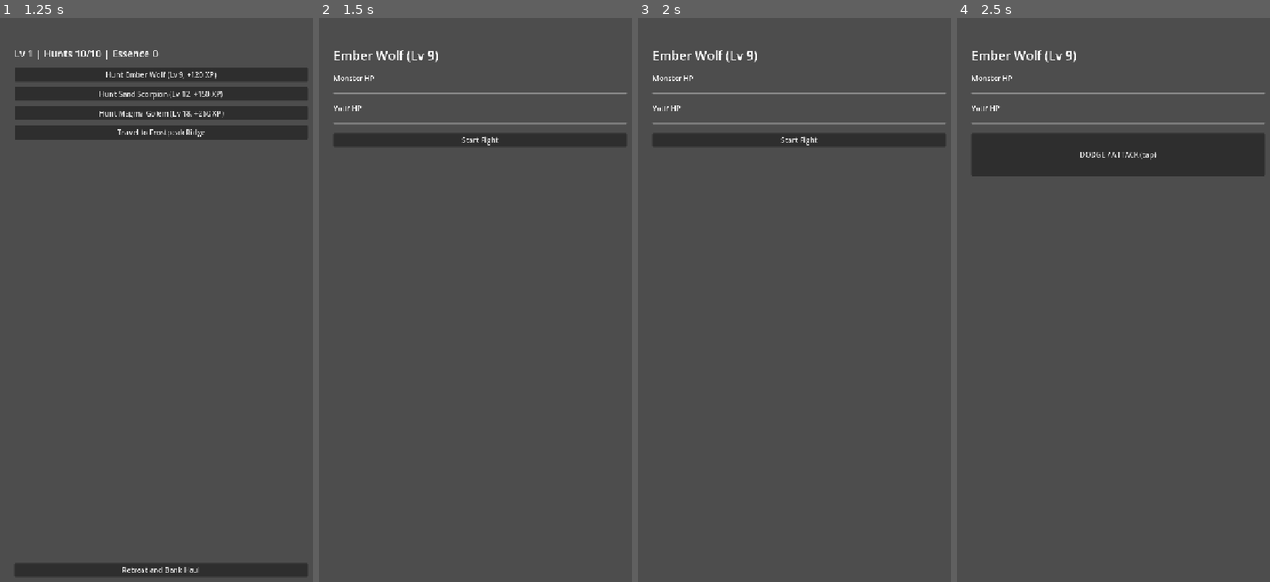
Above: before the commit, frames 1-4 (left to right).
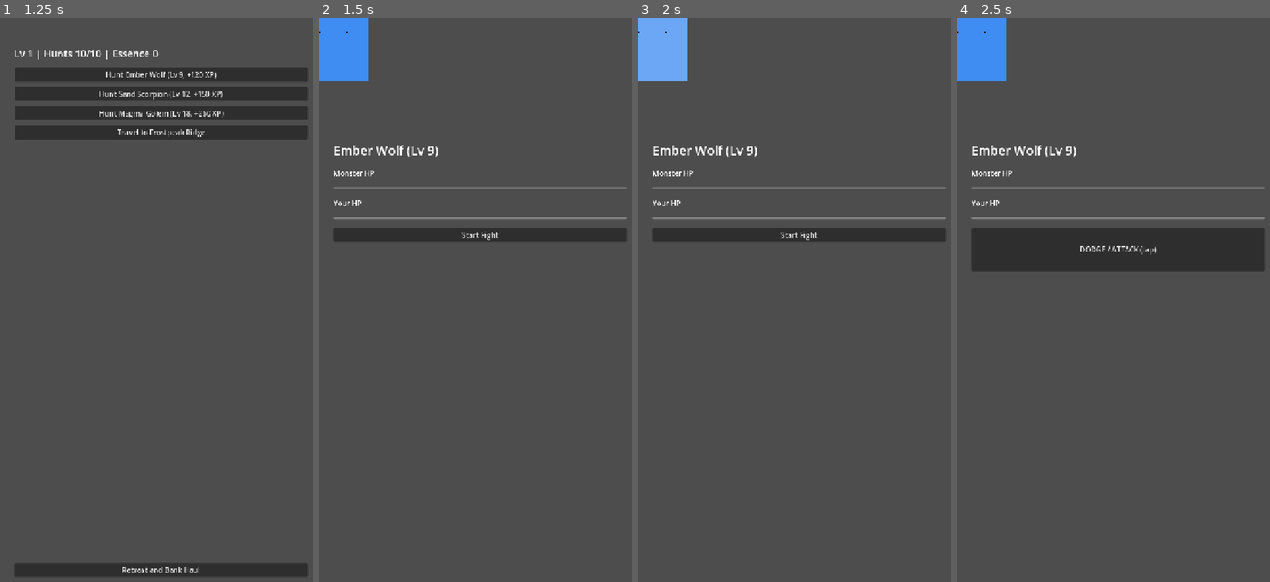
Above: after the commit, the same moments.

Repository: taigamura/infinity-hunter
Game: Godot game, scene res://src/ui/launch/launch_screen.tscn
The game is run twice, just before and just after one commit, with the same random seed, the same clock (stepped at 60 frames per second) and the same inputs.
Inputs:
- Up to frame 1 (1.25 s): click "Launch Hunt" at 0.5 s
- Up to frame 2 (1.5 s): click "Hunt Ember Wolf (Lv 9, +120 X…" at 1.25 s
- Up to frame 3 (2 s): no input
- Up to frame 4 (2.5 s): click "Start Fight" at 2 s

Frame 1 is identical in both runs. In frame 2, 7.5% of the frame differs, in the area x 0-99%, y 0-40%; in frame 3, 7.5%; in frame 4, 17%, in the area x 0-99%, y 0-45%.

Commit message:
Add placeholder sprite pipeline: AnimatedSprite2D idle/attack/hit (#14)
Fixed sheet spec (64x64 frames, row-major, 3 anim rows) documented in
docs/sprite_sheet_spec.md. SpriteSheetSlicer computes frame rects (pure
math, headless-tested); MonsterSpriteSheet builds a SpriteFrames resource
from a proxy sheet, falling back per-monster to the shared placeholder so a
same-spec real sheet can drop in with zero code change. CombatScreen wires
this into the fight: idle loops, hit/attack trigger off round outcomes.

Diff:
--- /dev/null
+++ b/scripts/gen_placeholder_sprite.gd
@@ -0,0 +1,44 @@
+# One-off dev tool: generates the shared proxy sheet at
+# assets/sprites/placeholder_monster.png per docs/sprite_sheet_spec.md.
+# Not part of the test gate. Run with:
+#   godot --headless --script res://scripts/gen_placeholder_sprite.gd
+extends SceneTree
+
+const SpriteSheetSlicer = preload("res://src/systems/sprite_sheet_slicer.gd")
+
+const ROW_COLORS := {
+	0: Color(0.25, 0.55, 0.95), # idle — blue
+	1: Color(0.9, 0.35, 0.2),   # attack — orange/red
+	2: Color(0.95, 0.9, 0.2),   # hit — yellow flash
+}
+
+func _init() -> void:
+	var size := SpriteSheetSlicer.sheet_size()
+	var img := Image.create(size.x, size.y, false, Image.FORMAT_RGBA8)
+	img.fill(Color(0, 0, 0, 0))
+
+	for anim_name in SpriteSheetSlicer.ANIMS:
+		var anim: Dictionary = SpriteSheetSlicer.ANIMS[anim_name]
+		var row: int = anim["row"]
+		var base_color: Color = ROW_COLORS[row]
+		var rects := SpriteSheetSlicer.frame_rects(anim_name)
+		for i in range(rects.size()):
+			var rect: Rect2i = rects[i]
+			# Slightly vary shade per frame so idle/attack/hit visibly "animate".
+			var shade := base_color.lightened(float(i) / float(maxi(rects.size() - 1, 1)) * 0.35)
+			_draw_frame(img, rect, shade)
+
+	var err := img.save_png("res://assets/sprites/placeholder_monster.png")
+	if err != OK:
+		push_error("Failed to save placeholder sprite: %s" % err)
+	quit(0 if err == OK else 1)
+
+func _draw_frame(img: Image, rect: Rect2i, color: Color) -> void:
+	const MARGIN := 6
+	for y in range(rect.position.y + MARGIN, rect.position.y + rect.size.y - MARGIN):
+		for x in range(rect.position.x + MARGIN, rect.position.x + rect.size.x - MARGIN):
+			img.set_pixel(x, y, color)
+	# Simple eye dots so orientation/"aliveness" reads even at a glance.
+	var eye_y := rect.position.y + rect.size.y / 3
+	img.set_pixel(rect.position.x + rect.size.x / 3, eye_y, Color.BLACK)
+	img.set_pixel(rect.position.x + rect.size.x * 2 / 3, eye_y, Color.BLACK)
--- /dev/null
+++ b/src/systems/sprite_sheet_slicer.gd
@@ -0,0 +1,46 @@
+# SpriteSheetSlicer — pure row-major frame-rect math for the fixed monster
+# sprite sheet spec (docs/sprite_sheet_spec.md). No Image/Texture work here
+# so this is covered by the headless logic test suite; MonsterSpriteSheet
+# (src/ui/combat) turns these rects into a real SpriteFrames resource.
+class_name SpriteSheetSlicer
+extends RefCounted
+
+const FRAME_SIZE := Vector2i(64, 64)
+const COLUMNS := 4
+
+# anim name -> {row, frame_count, fps}
+const ANIMS := {
+	"idle": {"row": 0, "frame_count": 4, "fps": 4.0, "loop": true},
+	"attack": {"row": 1, "frame_count": 4, "fps": 8.0, "loop": false},
+	"hit": {"row": 2, "frame_count": 2, "fps": 6.0, "loop": false},
+}
+
+# The Rect2i region (in sheet pixels) of `anim_name`'s `frame_index`-th frame.
+static func frame_rect(anim_name: String, frame_index: int) -> Rect2i:
+	var anim: Dictionary = ANIMS[anim_name]
+	var count: int = anim["frame_count"]
+	assert(frame_index >= 0 and frame_index < count)
+	var column := frame_index % COLUMNS
+	var row: int = anim["row"]
+	return Rect2i(column * FRAME_SIZE.x, row * FRAME_SIZE.y, FRAME_SIZE.x, FRAME_SIZE.y)
+
+# All frame rects for `anim_name`, in playback order.
+static func frame_rects(anim_name: String) -> Array[Rect2i]:
+	var anim: Dictionary = ANIMS[anim_name]
+	var count: int = anim["frame_count"]
+	var rects: Array[Rect2i] = []
+	for i in range(count):
+		rects.append(frame_rect(anim_name, i))
+	return rects
+
+static func fps(anim_name: String) -> float:
+	return ANIMS[anim_name]["fps"]
+
+static func loops(anim_name: String) -> bool:
+	return ANIMS[anim_name]["loop"]
+
+static func sheet_size() -> Vector2i:
+	var max_row := 0
+	for anim_name in ANIMS:
+		max_row = maxi(max_row, ANIMS[anim_name]["row"])
+	return Vector2i(COLUMNS * FRAME_SIZE.x, (max_row + 1) * FRAME_SIZE.y)
--- a/src/ui/combat/combat_screen.gd
+++ b/src/ui/combat/combat_screen.gd
@@ -4,6 +4,8 @@
 # drops, hunts, death) is resolved through RunState.resolve_fight — no rules
 # logic is reimplemented here, only round timing/animation bookkeeping.
 extends Control
+
+const MonsterSpriteSheet = preload("res://src/ui/combat/monster_sprite_sheet.gd")
 
 const ROUND_DURATION := 1.2
 const PERFECT_OFFSET := 0.7 # seconds into the round considered a "perfect" dodge
@@ -17,6 +19,7 @@
 @onready var monster_hp_bar: ProgressBar = %MonsterHpBar
 @onready var info_label: Label = %InfoLabel
 @onready var result_label: Label = %ResultLabel
+@onready var monster_sprite: AnimatedSprite2D = %MonsterSprite
 
 var monster: MonsterDef
 var player_stats: Dictionary
@@ -43,6 +46,10 @@
 	monster_hp_bar.max_value = monster_stats["hp_max"]
 	monster_hp_bar.value = monster_stats["hp_max"]
 	info_label.text = "%s (Lv %s)" % [monster.name, Big.fmt(monster.level)]
+
+	monster_sprite.sprite_frames = MonsterSpriteSheet.build(monster.id)
+	monster_sprite.animation_finished.connect(_on_monster_anim_finished)
+	monster_sprite.play("idle")
 
 	start_button.pressed.connect(_on_start_pressed)
 	dodge_button.pressed.connect(_on_dodge_pressed)
@@ -86,14 +93,24 @@
 	if not _dodge_tapped_this_round:
 		beats.append({"dodge_timing": INF})
 
+	var monster_hp_before := monster_hp_bar.value
 	var outcome := CombatResolver.resolve(player_stats, monster_stats, weapon_stats, beats, skill_profile)
 	player_hp_bar.value = outcome["player_hp"]
 	monster_hp_bar.value = outcome["monster_hp"]
+
+	if outcome["monster_hp"] < monster_hp_before:
+		monster_sprite.play("hit")
+	else:
+		monster_sprite.play("attack")
 
 	if outcome["monster_hp"] <= 0.0 or outcome["player_hp"] <= 0.0 or beats.size() >= MAX_ROUNDS:
 		_end_reflex_phase()
 	else:
 		_start_round()
+
+func _on_monster_anim_finished() -> void:
+	if monster_sprite.animation != "idle":
+		monster_sprite.play("idle")
 
 func _end_reflex_phase() -> void:
 	_fight_over = true
--- a/src/ui/combat/combat_screen.tscn
+++ b/src/ui/combat/combat_screen.tscn
@@ -25,6 +25,14 @@
 [node name="VBox" type="VBoxContainer" parent="Margin"]
 layout_mode = 2
 theme_override_constants/separation = 20
+
+[node name="SpriteCenter" type="CenterContainer" parent="Margin/VBox"]
+layout_mode = 2
+custom_minimum_size = Vector2(0, 192)
+
+[node name="MonsterSprite" type="AnimatedSprite2D" parent="Margin/VBox/SpriteCenter"]
+unique_name_in_owner = true
+scale = Vector2(3, 3)
 
 [node name="InfoLabel" type="Label" parent="Margin/VBox"]
 unique_name_in_owner = true
--- /dev/null
+++ b/src/ui/combat/monster_sprite_sheet.gd
@@ -0,0 +1,35 @@
+# MonsterSpriteSheet — builds a runtime SpriteFrames resource from a proxy
+# or real sheet PNG, per the fixed layout in docs/sprite_sheet_spec.md. Manual
+# -verify only (rendering); the frame math it delegates to lives in
+# SpriteSheetSlicer, which IS covered by the headless logic test suite.
+class_name MonsterSpriteSheet
+extends RefCounted
+
+const SpriteSheetSlicer = preload("res://src/systems/sprite_sheet_slicer.gd")
+
+const PLACEHOLDER_PATH := "res://assets/sprites/placeholder_monster.png"
+const PER_MONSTER_DIR := "res://assets/sprites/"
+
+# Per-monster sheet if one exists at assets/sprites/<monster_id>.png, else the
+# shared placeholder. Swapping a same-spec real sheet in at that path needs no
+# code change.
+static func path_for(monster_id: String) -> String:
+	var per_monster_path := "%s%s.png" % [PER_MONSTER_DIR, monster_id]
+	if ResourceLoader.exists(per_monster_path):
+		return per_monster_path
+	return PLACEHOLDER_PATH
+
+static func build(monster_id: String) -> SpriteFrames:
+	var texture := load(path_for(monster_id)) as Texture2D
+	var frames := SpriteFrames.new()
+	for anim_name in SpriteSheetSlicer.ANIMS:
+		frames.add_animation(anim_name)
+		frames.set_animation_loop(anim_name, SpriteSheetSlicer.loops(anim_name))
+		frames.set_animation_speed(anim_name, SpriteSheetSlicer.fps(anim_name))
+		for rect in SpriteSheetSlicer.frame_rects(anim_name):
+			var atlas := AtlasTexture.new()
+			atlas.atlas = texture
+			atlas.region = Rect2(rect)
+			frames.add_frame(anim_name, atlas)
+	frames.remove_animation("default")
+	return frames
--- /dev/null
+++ b/tests/unit/test_sprite_sheet_slicer.gd
@@ -0,0 +1,30 @@
+extends "res://tests/test_case.gd"
+
+const SpriteSheetSlicer = preload("res://src/systems/sprite_sheet_slicer.gd")
+
+func test_idle_row_zero_frames_are_row_major_across_columns() -> void:
+	assert_eq(SpriteSheetSlicer.frame_rect("idle", 0), Rect2i(0, 0, 64, 64))
+	assert_eq(SpriteSheetSlicer.frame_rect("idle", 1), Rect2i(64, 0, 64, 64))
+	assert_eq(SpriteSheetSlicer.frame_rect("idle", 3), Rect2i(192, 0, 64, 64))
+
+func test_attack_and_hit_rows_offset_by_frame_size() -> void:
+	assert_eq(SpriteSheetSlicer.frame_rect("attack", 0), Rect2i(0, 64, 64, 64))
+	assert_eq(SpriteSheetSlicer.frame_rect("hit", 0), Rect2i(0, 128, 64, 64))
+	assert_eq(SpriteSheetSlicer.frame_rect("hit", 1), Rect2i(64, 128, 64, 64))
+
+func test_frame_rects_returns_frame_count_entries_in_order() -> void:
+	var rects := SpriteSheetSlicer.frame_rects("idle")
+	assert_eq(rects.size(), 4)
+	assert_eq(rects[0], Rect2i(0, 0, 64, 64))
+	assert_eq(rects[2], Rect2i(128, 0, 64, 64))
+
+	var hit_rects := SpriteSheetSlicer.frame_rects("hit")
+	assert_eq(hit_rects.size(), 2)
+
+func test_loop_flags_match_spec() -> void:
+	assert_true(SpriteSheetSlicer.loops("idle"))
+	assert_false(SpriteSheetSlicer.loops("attack"))
+	assert_false(SpriteSheetSlicer.loops("hit"))
+
+func test_sheet_size_matches_fixed_spec() -> void:
+	assert_eq(SpriteSheetSlicer.sheet_size(), Vector2i(256, 192))
Binary file added: assets/sprites/placeholder_monster.png
Not shown, added: scripts/gen_placeholder_sprite.gd.uid
Not shown, added: src/systems/sprite_sheet_slicer.gd.uid
Not shown, added: src/ui/combat/monster_sprite_sheet.gd.uid
Not shown, added: tests/unit/test_sprite_sheet_slicer.gd.uid
Not shown, changed: .ralph/fix_plan.md
Not shown, added: docs/sprite_sheet_spec.md
